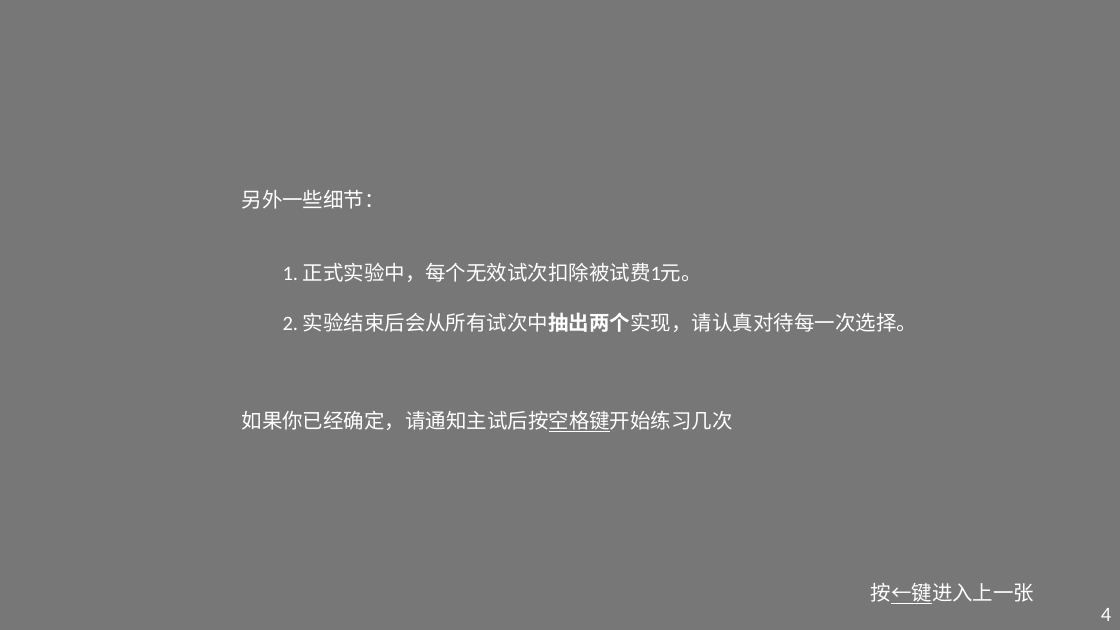
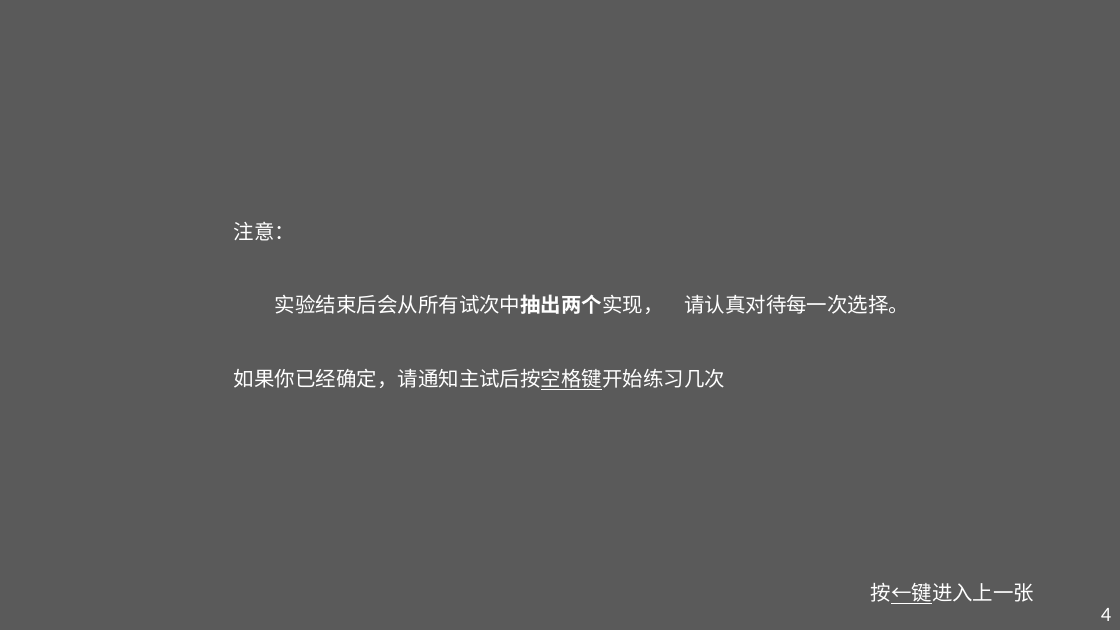
Before and after one commit to NieSz/poor-neuroeco-exp, a slide deck: slide 5 of exp/instruction/instruction_gr.pptx. Drawn at 1120x630 pixels with LibreOffice and Linux fonts; fonts in the diff are those of the drawing. Boxes give left, top, right and bottom in pixels: in the first picture for what was removed or moved away, otherwise in the second. Text is boxed around its words. In the diff, an @@ line names an element or a change of style, - is before the commit and + after.

```diff
--- a/exp/instruction/instruction_gr.pptx
+++ b/exp/instruction/instruction_gr.pptx
@@ background #777777 to #5A5A5A @@
@@ text "注意：": place and size @@
-text "注意：" at box(242, 190, 917, 432)
+text "注意：" at box(234, 222, 909, 390)
@@ text at box(234, 222, 909, 314): text changed @@
-另外一些细节：
-1. 正式实验中，每个无效试次扣除被试费1元。
-2. 实验结束后会从所有试次中抽出两个实现， 请认真对待每一次选择。
+注意：
+实验结束后会从所有试次中抽出两个实现， 请认真对待每一次选择。
```
Also in this commit, not shown: 11 other slides changed, 21 other files.
